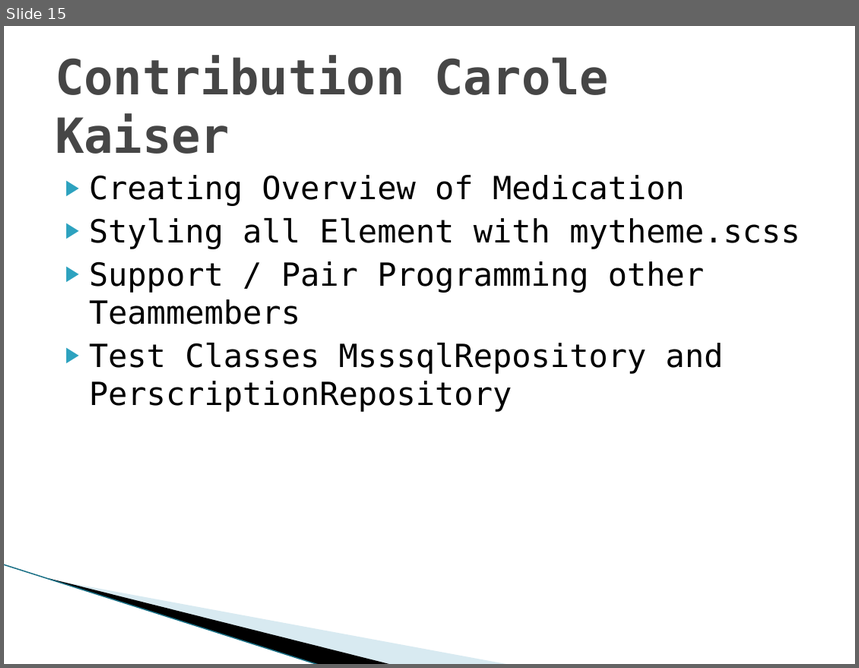
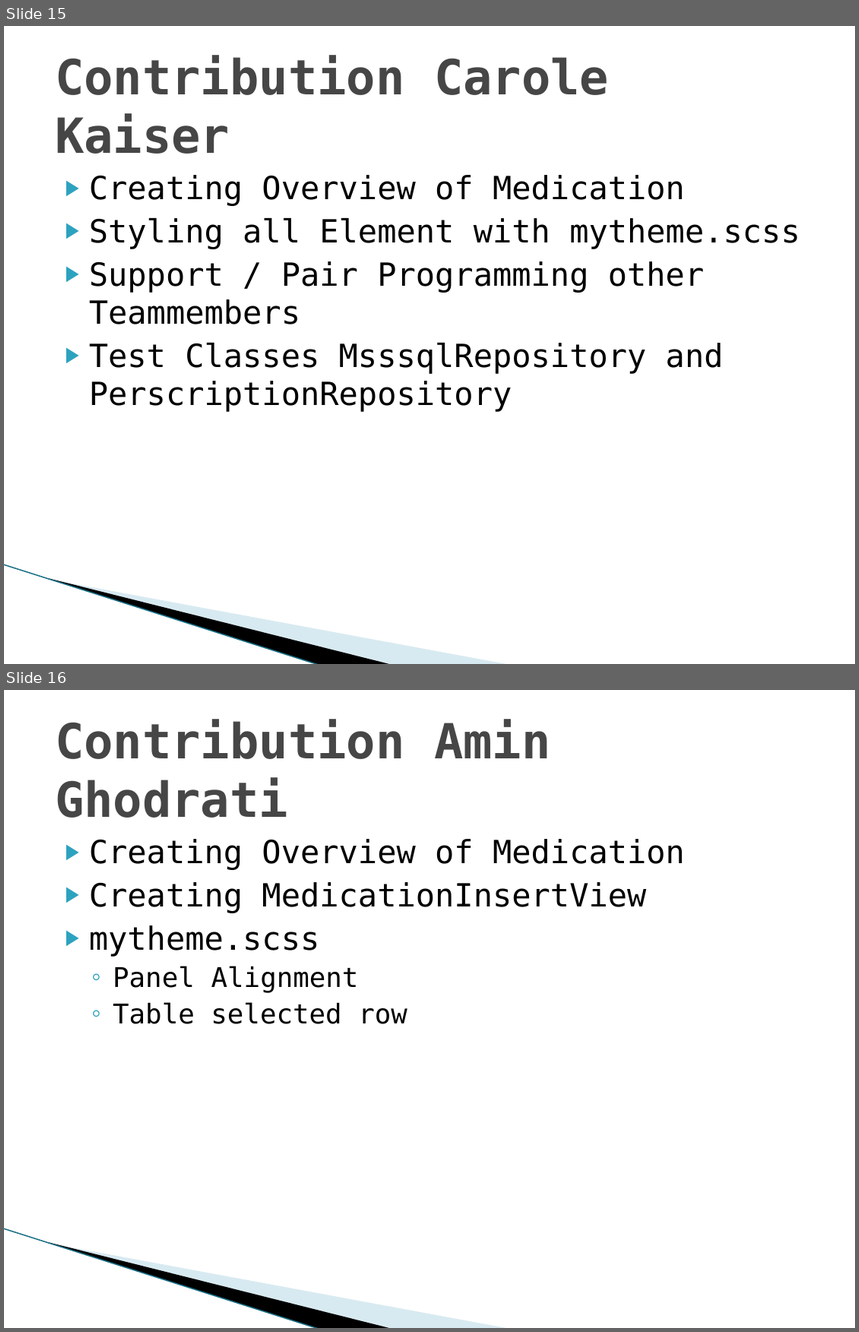
Before and after one commit to MarwinPhilips/ch.bfh.btx8081.w2015.schwarz, a slide deck: Documents/Task 14/Task 14.pptx. Shown one above the other, each under a label of ours: slide 15 before the commit, slides 15 and 16 after it. The pictures are 859x668 and 859x1332 pixels, drawn with LibreOffice and Linux fonts; fonts in the diff are those of the drawing; background and template pictures are left out. Boxes give left, top, right and bottom in pixels: in the first picture for what was removed or moved away, otherwise in the second. Text is boxed around its words. In the diff, an @@ line names an element or a change of style, - is before the commit and + after.

```diff
--- a/Documents/Task 14/Task 14.pptx
+++ b/Documents/Task 14/Task 14.pptx
@@ slide 16 added at (4,690,855,1328), background #FFFFFF; not listed: 3 template elements that a slide beside it also shows @@
@@ title added at (55,720,551,818), 41 pt, text #464646, bold @@
+Contribution Amin Ghodrati
@@ text added at (89,839,685,1024), 27 pt, text #000000 @@
+▶ Creating Overview of Medication
+▶ Creating MedicationInsertView
+▶ mytheme.scss
+  ◦ Panel Alignment
+  ◦ Table selected row
```
Also in this commit, not shown: 8 other slides added.
